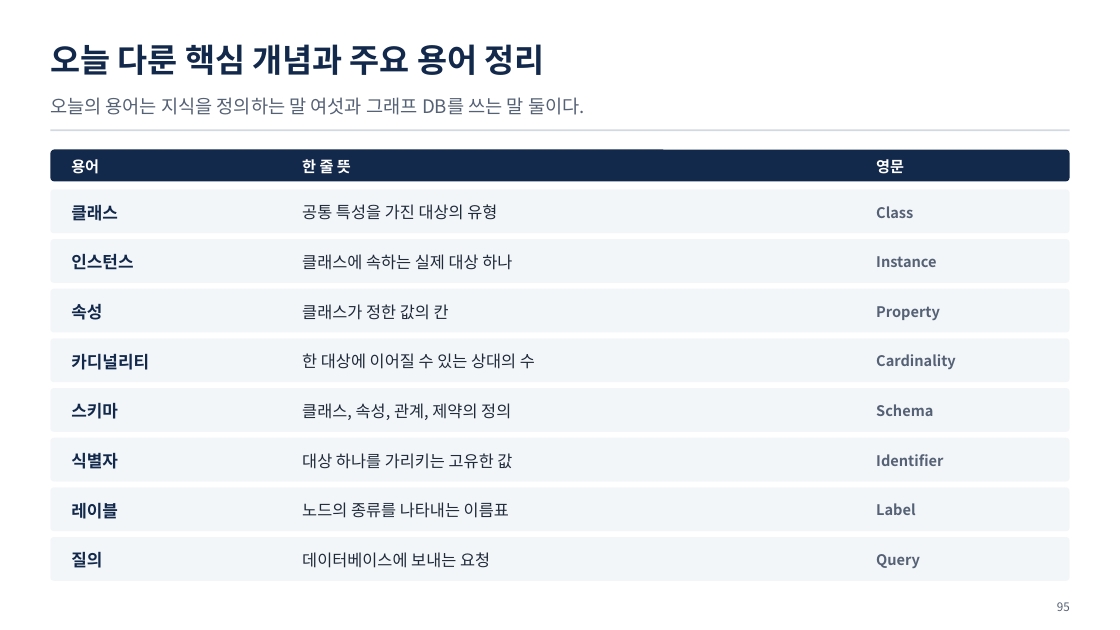
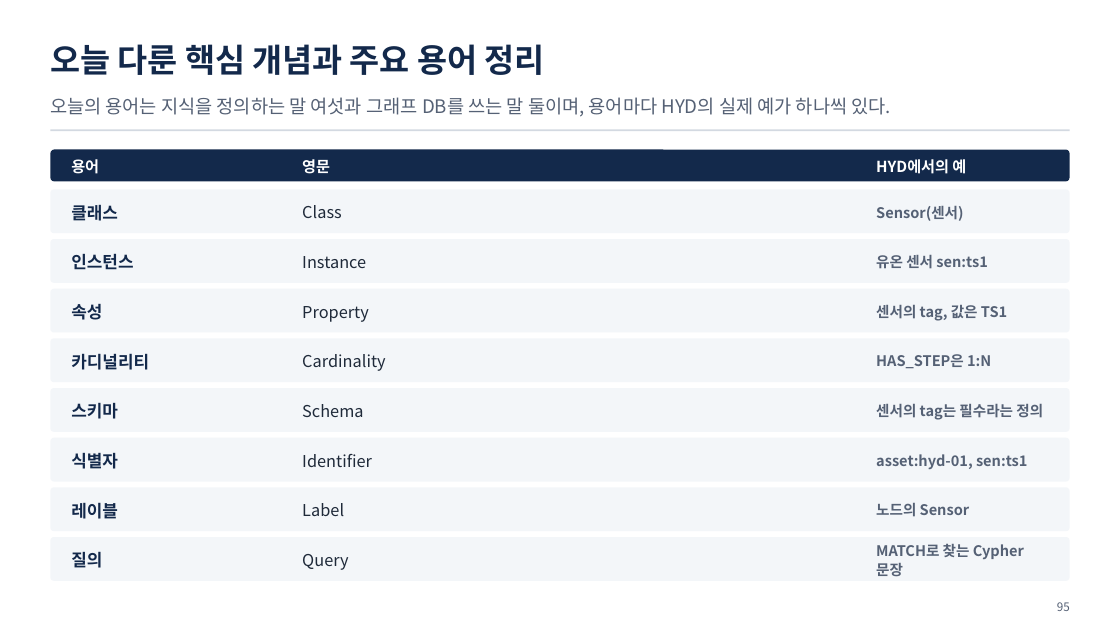
Before and after one commit to uengine-oss/hyd-iot-edu, a slide deck: slide 95 of docs/교재/통합반/02일차/통합반_02일차.pptx. Drawn at 1120x630 pixels with LibreOffice and Linux fonts; fonts in the diff are those of the drawing. Boxes give left, top, right and bottom in pixels: in the first picture for what was removed or moved away, otherwise in the second. Text is boxed around its words. In the diff, an @@ line names an element or a change of style, - is before the commit and + after.

```diff
--- a/docs/교재/통합반/02일차/통합반_02일차.pptx
+++ b/docs/교재/통합반/02일차/통합반_02일차.pptx
@@ text at (50,97,891,117): text changed @@
-오늘의 용어는 지식을 정의하는 말 여섯과 그래프 DB를 쓰는 말 둘이다.
+오늘의 용어는 지식을 정의하는 말 여섯과 그래프 DB를 쓰는 말 둘이며, 용어마다 HYD의 실제 예가 하나씩 있다.
@@ text at (302,159,330,174): text changed @@
-한 줄 뜻
+영문
@@ text at (876,159,966,174): text changed @@
-영문
+HYD에서의 예
@@ text at (302,205,342,218): text changed @@
-공통 특성을 가진 대상의 유형
+Class
@@ text at (876,206,963,221): text changed @@
-Class
+Sensor(센서)
@@ text at (302,256,366,268): text changed @@
-클래스에 속하는 실제 대상 하나
+Instance
@@ text at (876,255,987,269): text changed @@
-Instance
+유온 센서 sen:ts1
@@ text at (302,306,369,322): text changed @@
-클래스가 정한 값의 칸
+Property
@@ text at (876,305,1007,321): text changed @@
-Property
+센서의 tag, 값은 TS1
@@ text at (302,354,385,371): text changed @@
-한 대상에 이어질 수 있는 상대의 수
+Cardinality
@@ text at (876,354,991,369): text changed @@
-Cardinality
+HAS_STEP은 1:N
@@ text at (302,404,363,417): text changed @@
-클래스, 속성, 관계, 제약의 정의
+Schema
@@ text at (876,404,1043,420): text changed @@
-Schema
+센서의 tag는 필수라는 정의
@@ text at (302,454,372,467): text changed @@
-대상 하나를 가리키는 고유한 값
+Identifier
@@ text at (876,454,1027,469): text changed @@
-Identifier
+asset:hyd-01, sen:ts1
@@ text at (302,503,344,516): text changed @@
-노드의 종류를 나타내는 이름표
+Label
@@ text at (876,503,970,517): text changed @@
-Label
+노드의 Sensor
@@ text at (302,554,348,570): text changed @@
-데이터베이스에 보내는 요청
+Query
@@ text at (876,544,1024,576): text changed @@
-Query
+MATCH로 찾는 Cypher 문장
```
Also in this commit, not shown: 2 other slides changed, 23 other files.
